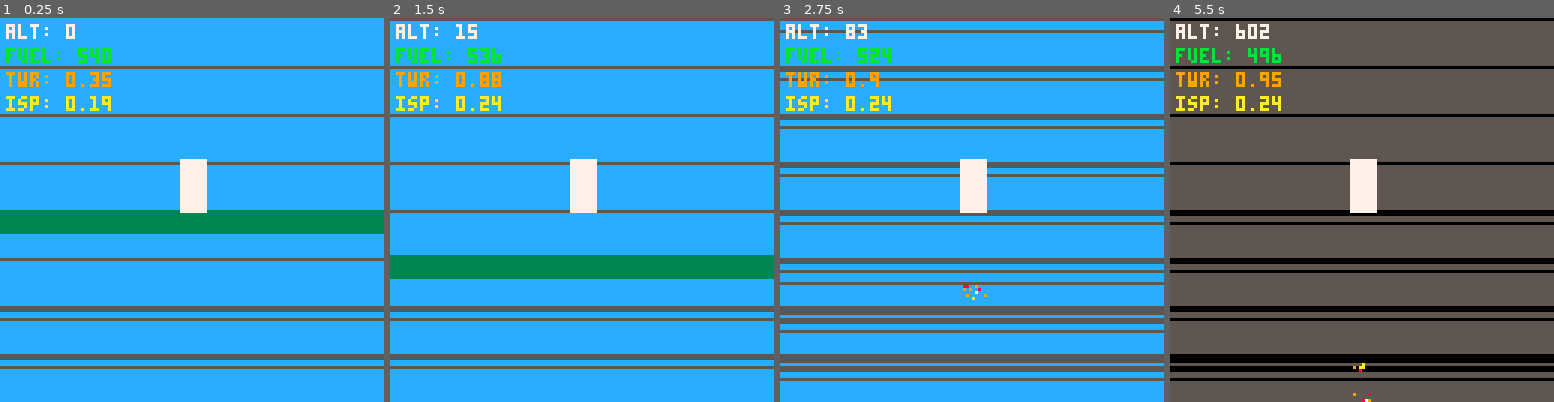
Above: before the commit, frames 1-4 (left to right).
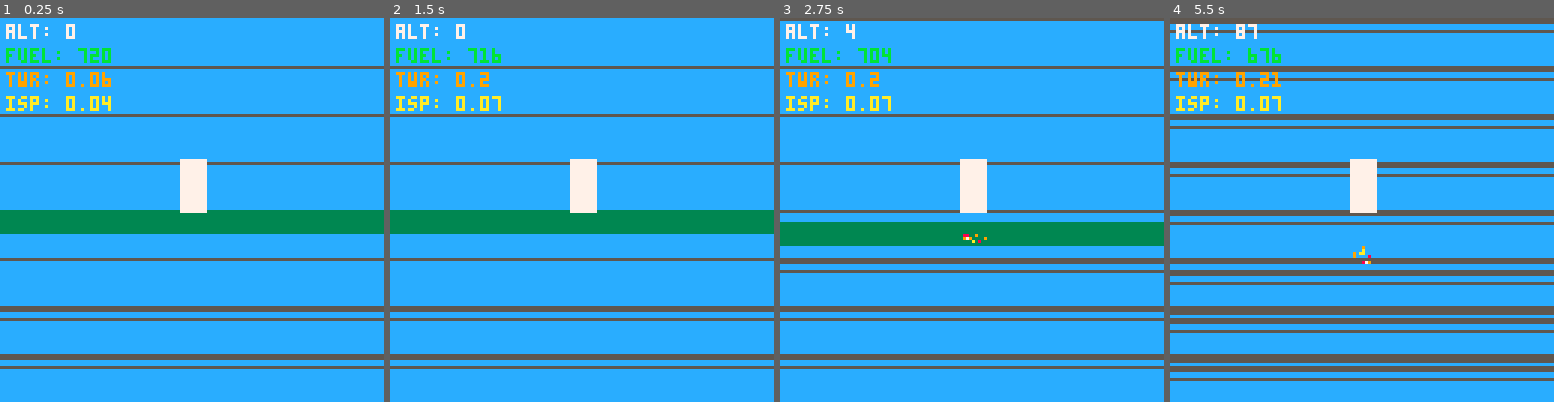
Above: after the commit, the same moments.

Repository: RubenTipparach/Mini-Pico-Games
Game: PICO-8 cartridge pico-8/carts/rockets.p8
The game is run twice, just before and just after one commit, with the same random seed, the same clock (stepped at 60 frames per second) and the same inputs.
Inputs:
- Up to frame 1 (0.25 s): no input
- Up to frame 2 (1.5 s): tap X (X key) at 0.33, 1.07 s; tap O (Z key) at 0.7 s
- Up to frame 3 (2.75 s): tap O (Z key) at 1.7, 2.1, 2.5 s; tap X (X key) at 1.85 s
- Up to frame 4 (5.5 s): tap O (Z key) every 0.4 s from 2.9 to 5.3 s; tap X (X key) at 2.97, 4.08, 5.2 s

The runs differ from the first frame. In frame 1, 0.2% of the frame differs, in the area x 20-29%, y 7-24%; in frame 2, 14%; in frame 3, 18%; in frame 4, 88%, in the area x 0-100%, y 0-100%.

Commit message:
hmm rockets?

Diff:
--- a/pico-8/carts/rockets.p8
+++ b/pico-8/carts/rockets.p8
@@ -11,9 +11,9 @@
 
 -- rocket parts: bottom to top
 rocket = {
-  {type="engine", thrust=.2, fuel=60, active=true},
-  {type="fuel", fuel=400},
-  {type="engine", thrust=.3, fuel=80, active=false},
+  {type="engine", thrust=.05, fuel=300, active=true},
+  {type="fuel", fuel=20},
+  {type="engine", thrust=.1, fuel=400, active=false},
 }
 
 particles = {}
Not shown, changed: pico-8/config.txt
